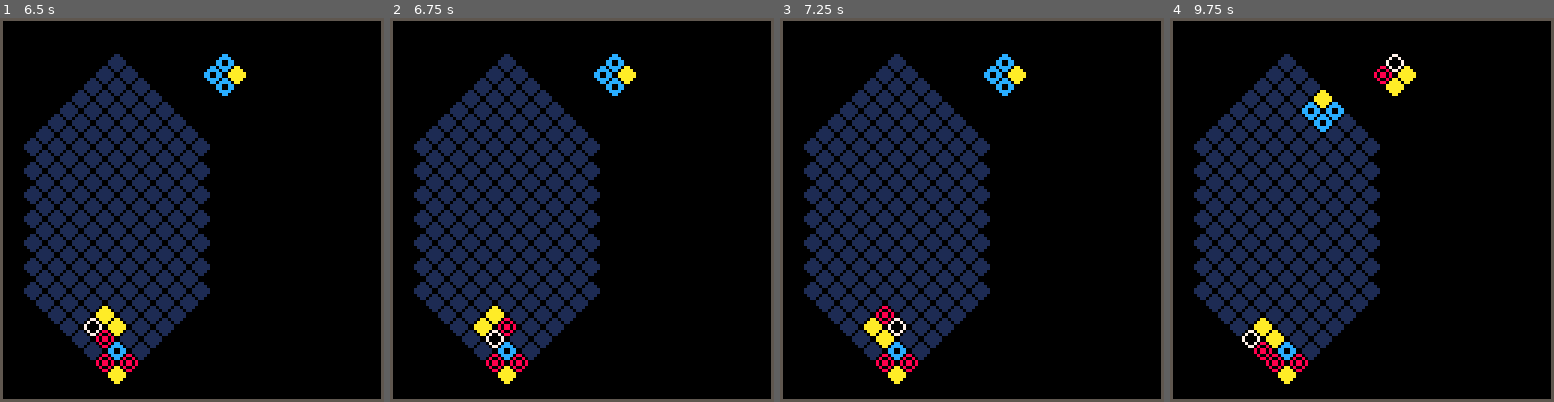
Above: before the commit, frames 1-4 (left to right).
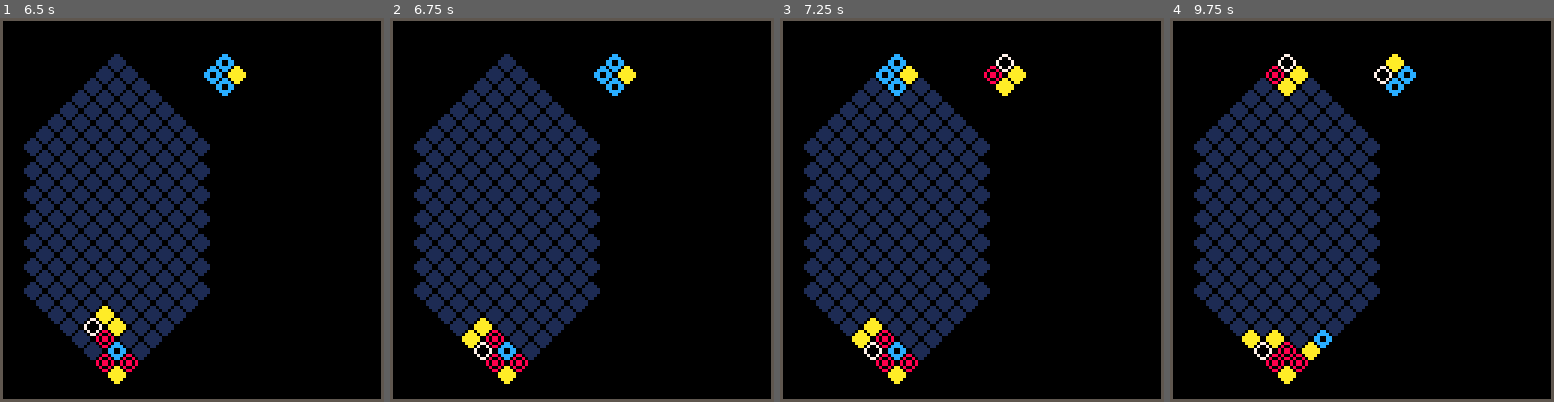
Above: after the commit, the same moments.

Repository: andrewedstrom/picolumia
Game: PICO-8 cartridge picolumia.p8
Two runs of this game, one before a commit and one after it. Both use one fixed random seed, a clock stepped at 60 frames per second and the inputs below.
Inputs:
- Up to frame 1 (6.5 s): tap X (X key) at 0.33, 1.07, 1.85, 2.97, 4.08, 5.2, 6.32 s; tap O (Z key) at 0.7, 1.7, 2.1, 2.5, 2.9, 3.3, 3.7, 4.1, 4.5, 4.9, 5.3, 5.7, 6.1 s; hold Right 1.6-2.1 s; hold Right 2.47-3.03 s; hold Left 3.08-3.58 s; hold Down 3.63-3.97 s; hold Right 4.02-4.68 s; hold Left 5.08-5.68 s; hold Down 5.73-6.03 s; hold Right from 6.08 s (still down)
- Up to frame 2 (6.75 s): tap O (Z key) at 6.5 s; release Right at 6.58 s; hold Right from 6.63 s (still down)
- Up to frame 3 (7.25 s): tap O (Z key) at 6.9 s; release Right at 7.13 s
- Up to frame 4 (9.75 s): tap O (Z key) every 0.4 s from 7.3 to 9.7 s; tap X (X key) at 7.43, 8.55, 9.67 s; hold Right 7.5-8.07 s; hold Left 8.12-8.62 s; hold Down 8.67-9 s; hold Right 9.05-9.72 s

Frame 1 is identical in both runs. In frame 2, 0.7% of the frame differs, in the area x 18-33%, y 75-90%; in frame 3, 1.7%; in frame 4, 2.5%, in the area x 18-65%, y 9-90%.

Commit message:
add sound effects

Diff:
--- a/picolumia.p8
+++ b/picolumia.p8
@@ -17,6 +17,7 @@
 local blue = 32
 local empty = 40
 local wall = -1
+local number_of_sounds=10
 
 -- board constants
 local board_height = 27 -- must be odd for math to work out
@@ -47,19 +48,25 @@
         coresume(blocks_clearing)
     else
         -- handle input
+        local just_moved=false
         if btnp(0) then
-            move_left()
-            timer = 0
+            just_moved=move_left()
         elseif btnp(1) then
-            move_right()
-            timer = 0
+            just_moved=move_right()
         elseif btn(3) then
             move_down()
         end
+        if just_moved then
+            move_sound()
+            timer = 0
+        end
+
         if btnp(4) then
             rotate_counter_clockwise()
+            move_sound()
         elseif btnp(5) then
             rotate_clockwise()
+            move_sound()
         end
     end
 end
@@ -175,8 +182,10 @@
         player.x = next_x
         player.y = next_y
         last_direction_moved = "left"
+        return true
     elseif not can_move_right() then
         hit_bottom()
+        return false
     end
 end
 
@@ -214,8 +223,10 @@
         player.x = next_x
         player.y = next_y
         last_direction_moved = "right"
+        return true
     elseif not can_move_left() then
         hit_bottom()
+        return false
     end
 end
 
@@ -236,6 +247,10 @@
 function move_piece(old_y,old_x,new_y,new_x)
     board[new_y][new_x] = board[old_y][old_x]
     board[old_y][old_x] = empty
+end
+
+function move_sound()
+    sfx(flr(rnd(number_of_sounds+1)))
 end
 
 function hit_bottom()
@@ -305,6 +320,17 @@
                 cleared_things = true
                 board[b.y][b.x] = empty
             end
+
+            if cleared_things then
+                if #blocks_to_delete < 4 then
+                    small_clear_sound()
+                elseif #blocks_to_delete < 6 then
+                    medium_clear_sound()
+                else
+                    big_clear_sound()
+                end
+            end
+
             yield()
             yield()
             yield()
@@ -316,6 +342,22 @@
         new_player_quad()
     end)
 end
+
+function small_clear_sound()
+    local clear_sounds={0,1,2}
+    music(flr(rnd(#clear_sounds))+1)
+end
+
+function medium_clear_sound()
+    local clear_sounds={4}
+    music(flr(rnd(#clear_sounds))+1)
+end
+
+function big_clear_sound()
+    local clear_sounds={3}
+    music(flr(rnd(#clear_sounds))+1)
+end
+
 
 function for_all_tiles(callback)
     for y = 1, board_height do
Not shown, changed: 19 lines of the sprite sheet (__gfx__) section of picolumia.p8
Not shown, changed: the music (__music__) section of picolumia.p8
Not shown, changed: the sound effects (__sfx__) section of picolumia.p8
